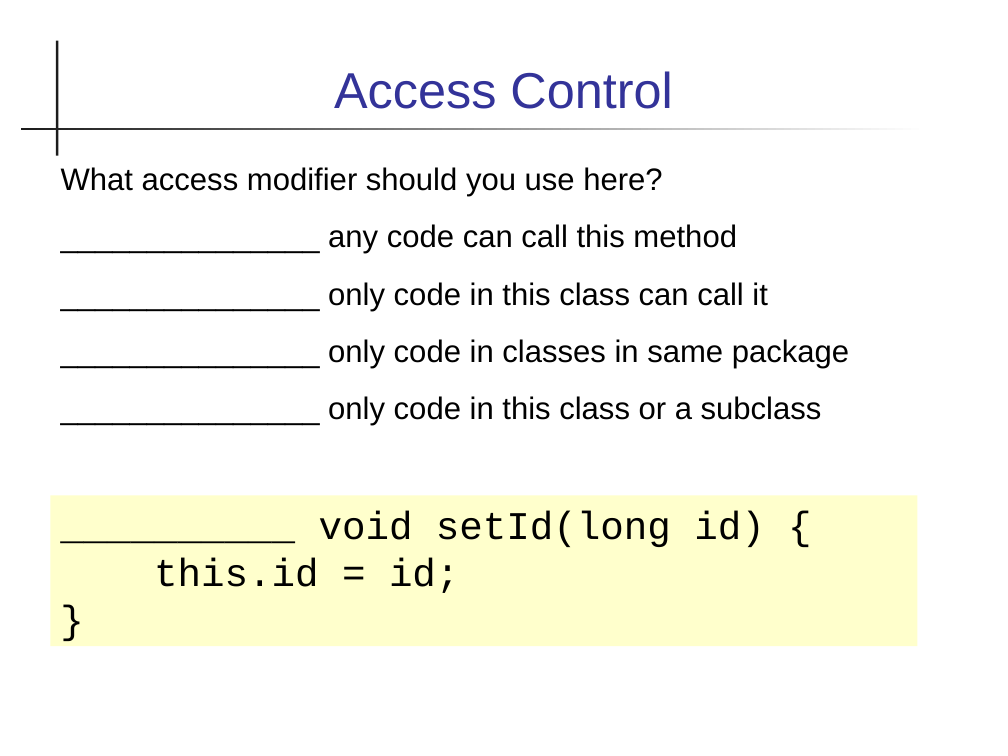
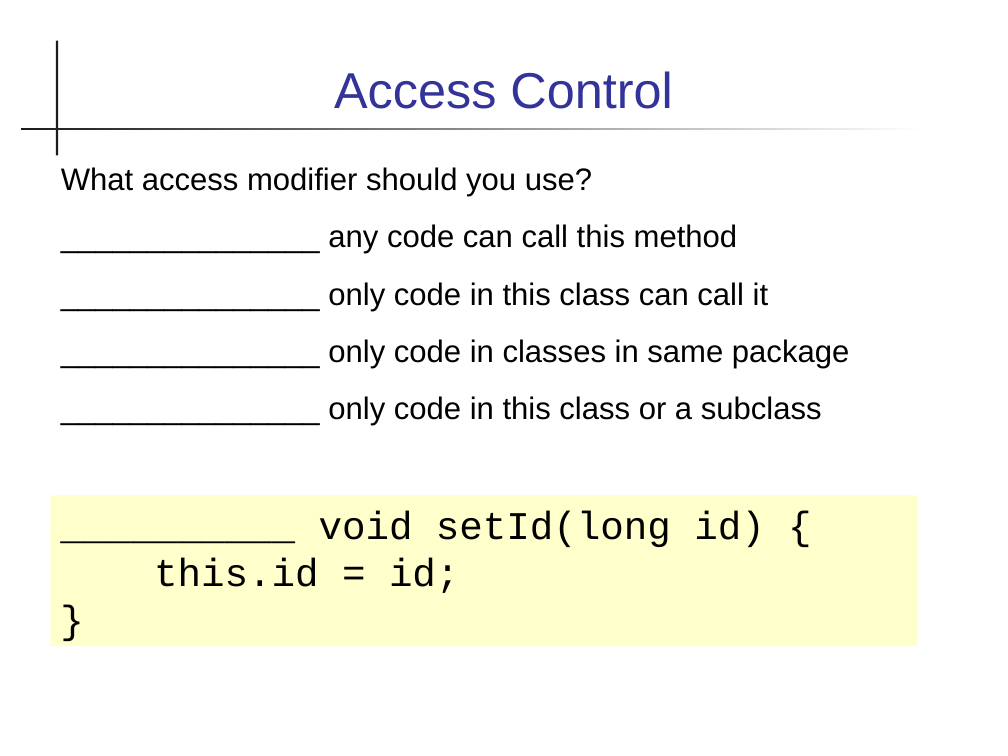
Before and after one commit to skeoop/skeoop.github.io, a slide deck: slide 4 of week5/Announcements.ppt (slide 5 before the commit). Drawn at 1008x756 pixels with LibreOffice and Linux fonts; fonts in the diff are those of the drawing. Boxes give left, top, right and bottom in pixels: in the first picture for what was removed or moved away, otherwise in the second. Text is boxed around its words. In the diff, an @@ line names an element or a change of style, - is before the commit and + after.

```diff
--- a/week5/Announcements.ppt
+++ b/week5/Announcements.ppt
@@ text at bbox=[61, 167, 592, 196]: text changed @@
-What access modifier should you use here?
+What access modifier should you use?
```
Also in this commit, not shown: 4 other slides changed, 1 slide removed, 17 other files.
